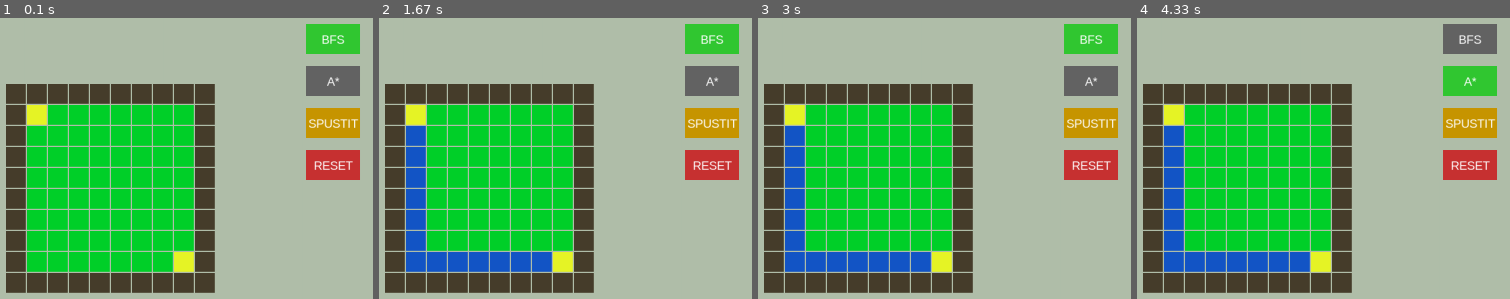
Above: before the commit, frames 1-4 (left to right).
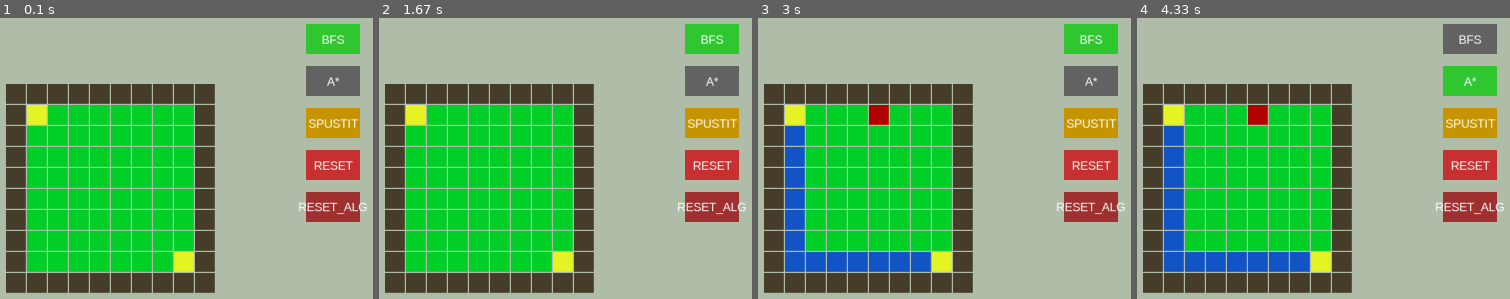
Above: after the commit, the same moments.

Repository: KrystofMaxaCZ/BFSvsA-Pygame
Game: pygame game, started from main.py
Same seed, same stepped clock (60 frames per second), same inputs: the game is played once before the commit and once after it.
Inputs (mouse positions are in pixels of both pictures, inside the frame that each line leads up to):
- Up to frame 1 (0.1 s): no input
- Up to frame 2 (1.67 s): click "SPUSTIT" at 0.38 s; click (498, 209) at 0.72 s; tap Q at 1 s; click (710, 206) at 1.38 s, where only the run after the commit has a clickable "RESET_ALG"
- Up to frame 3 (3 s): click (881, 107) at 1.72 s; click (1063, 121) at 2.55 s
- Up to frame 4 (4.33 s): click "A*" at 3.88 s

The runs differ from the first frame. In frame 1, 1.6% of the frame differs, in the area x 80-99%, y 61-73%; in frame 2, 6.6%, in the area x 7-99%, y 38-91%; in frame 3, 2.0%; in frame 4, 2.0%.

Commit message:
Uzivatelksy lepsi zmena algoritmu def resetAlg() class Buttpn ... def print()

Diff:
--- a/Button.py
+++ b/Button.py
@@ -40,3 +40,5 @@
     def __lt__(self, other):
         # Tímto říkáš: "Je mi jedno, které tlačítko je dřív"
         return False
+    def print(self):
+        print(f"Button: row:{self.row}, col:{self.col}, color: {self.color}, type:{self.type}, text:{self.text}")
--- a/main.py
+++ b/main.py
@@ -21,19 +21,21 @@
 BOARDER_COLOR = (71, 62, 44)
 WAY_COLOR = (20, 86, 199)
 AVAILABLE_COLUMN_COLOR = (0, 209, 42)
-
+STARTING_NODE_COLOR = (231, 245, 39)
 # MENU
 NOTACTIVE_COLOR = (100, 100, 100)
 ACTIVE_COLOR = (50, 200, 50)
 START_BUTTON_COLOR = (200, 150, 0)
 RESET_BUTTON_COLOR = (200, 50, 50)
+RESET_ALGO_COLOR = (160, 50, 50)
 
 button_bfs = Button(screen, 0, 0, ACTIVE_COLOR, 700, 100, 90, 50, None, "BFS")
 button_astar = Button(screen, 0, 0, NOTACTIVE_COLOR, 700, 170, 90, 50, None, "A*")
 button_start = Button(screen, 0, 0, START_BUTTON_COLOR, 700, 240, 90, 50, None, "SPUSTIT")
 button_reset = Button(screen, 0, 0, RESET_BUTTON_COLOR, 700, 310, 90, 50, None, "RESET")
-
-menu_buttons = [button_bfs, button_astar, button_start, button_reset]
+button_reset_alg = Button(screen, 0, 0, RESET_ALGO_COLOR, 700, 380, 90, 50, None, "RESET_ALG")
+
+menu_buttons = [button_bfs, button_astar, button_start, button_reset, button_reset_alg]
 selected_algo = "BFS" # vychozi volba
 
 
@@ -60,7 +62,7 @@
                 row.append(button)
             # starting and end
             elif (x==1 and y==1) or (x==(POLE_WIDTH-2) and y==(POLE_HEIGHT-2)):
-                button = Button(screen,y,x, (231, 245, 39), 200 + x * 35, 200 + y * 35, 33, 33, 0)
+                button = Button(screen,y,x, STARTING_NODE_COLOR, 200 + x * 35, 200 + y * 35, 33, 33, 0)
                 row.append(button)
             # free space - zelene policka volna
             else:
@@ -68,6 +70,26 @@
                 row.append(button)
         node_matrix.append(row)
 
+def resetAlg():
+    for row in node_matrix:
+        for button in row:
+            if button.color == AVAILABLE_COLUMN_COLOR or button.color == WAY_COLOR:
+                button.type = 0
+                button.distance = 0
+                button.predecessor = None
+                button.color = AVAILABLE_COLUMN_COLOR
+            elif button.color == STARTING_NODE_COLOR:
+                button.type = 0
+                button.distance = 0
+                button.predecessor = None
+                button.color = STARTING_NODE_COLOR
+            elif button.color == WALL_COLOR:
+                button.type = 1
+                button.distance = 0
+                button.predecessor = None
+
+
+
 def newGame():
     global starting_node,end_node, node_matrix
 
@@ -99,7 +121,10 @@
     :param starting_node: node ze ktereho zaciname
     :param end_node: node kde koncime
     """
+    # vycisteni po vice spustenich
+    # resetAlg()
     # zacneme od startu
+    resetAlg()
     queue = deque()
     starting_node.distance = 10
     queue.append(starting_node)
@@ -188,7 +213,11 @@
     jediny rozdil je ze pouzivame prioritni frontu
 
     """
+    # vycisteni po vice spustenich
+    # resetAlg()
  # zacneme od startu
+    resetAlg()
+
     pqueue = PriorityQueue()
     starting_node.distance = 0
     pqueue.put((0, starting_node))
@@ -197,7 +226,6 @@
     col = starting_node.col
     pocet_pruchodu = 0
 
-    # starting_node = node_matrix[row, col]
     found = False
     while pqueue.empty() != True:
         # nactu node z fronty
@@ -286,6 +314,9 @@
             elif button_reset.is_clicked(event):
                 starting_node, end_node = newGame()
 
+            elif button_reset_alg.is_clicked(event):
+                resetAlg()
+
             else:
                 for row in node_matrix:
                     for button in row:
@@ -296,7 +327,8 @@
                             elif button.type == 0 and button != starting_node and button!=end_node:
                                 button.color = WALL_COLOR
                                 button.type = 1
-
+                            # vypsat o jaky button se jedna
+                            button.print()
         if event.type == pygame.KEYDOWN:
             if event.key == pygame.K_w:
                 BFS(node_matrix, starting_node, end_node)
--- a/poznamky.txt
+++ b/poznamky.txt
@@ -25,6 +25,7 @@
         - co bude vracet? asi nice
         - bude obarvovat
 Zlepsit spageta kod u reseni souseda findTheWay
+Chtelo by to prepsat logiku type na text asi pro lepsi prehlednost, sice porovnani stringu je pain no ale tak python
 
 jeste jde aby slide treba
 
